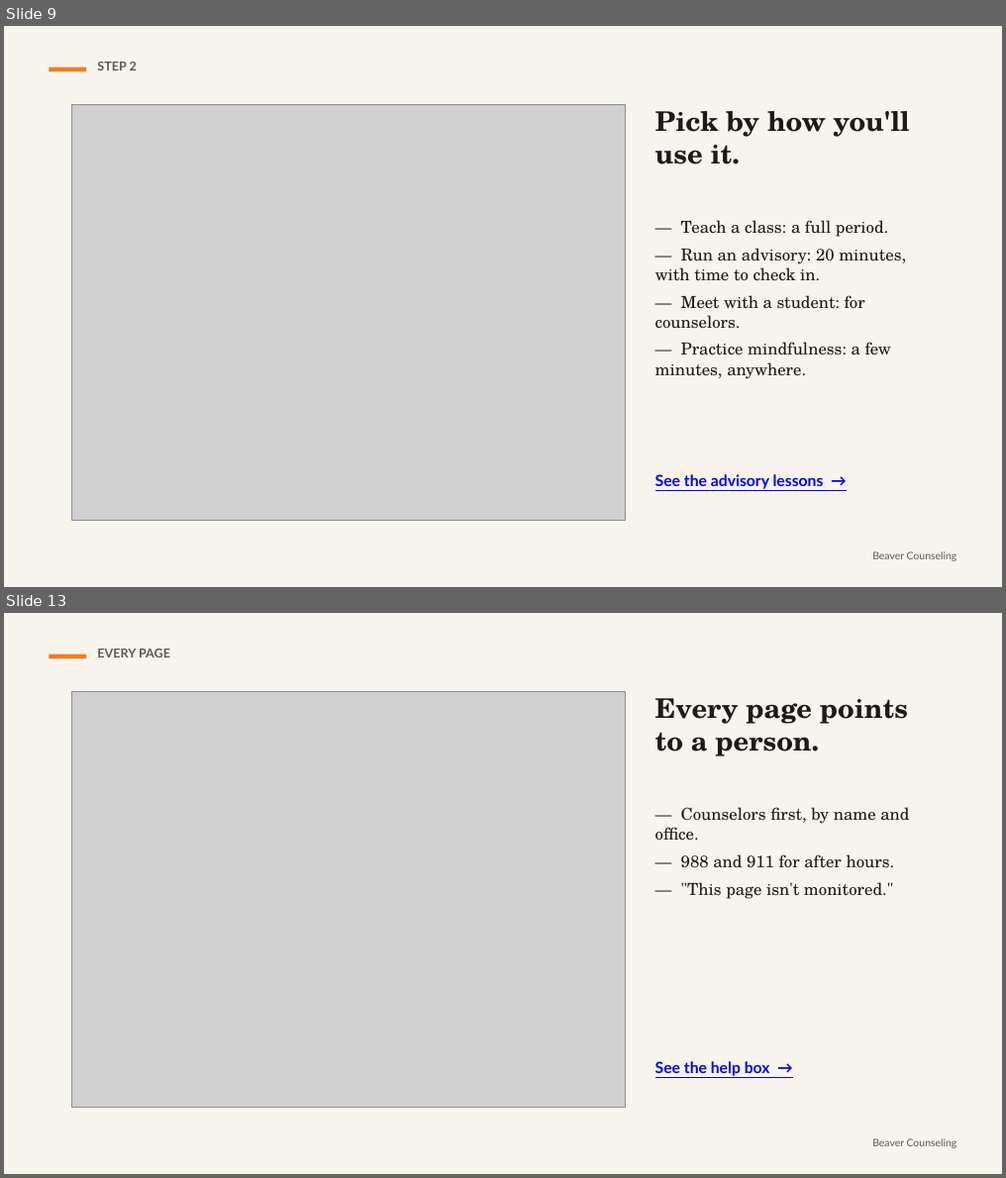
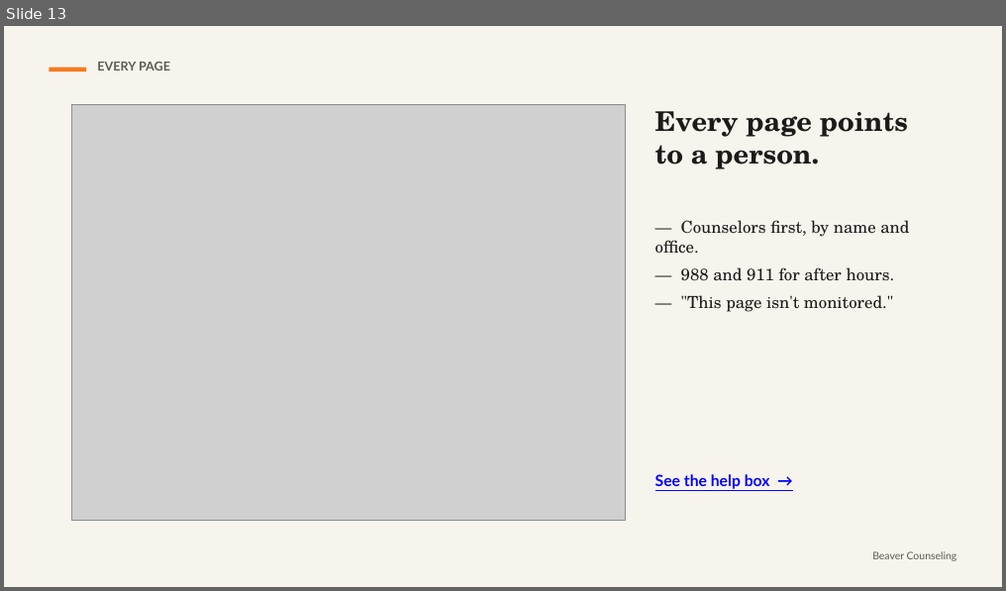
Before and after one commit to rmwtoolkit/bcds-toolkit, a slide deck: decks/using-the-toolkit-lesson-v2.pptx. Shown one above the other, each under a label of ours: slides 9 and 13 before the commit, slide 13 after it; the slides between them are not shown. The pictures are 1006x1178 and 1006x591 pixels, drawn with LibreOffice and Linux fonts; fonts in the diff are those of the drawing; grey boxes stand for pictures. Boxes give left, top, right and bottom in pixels: in the first picture for what was removed or moved away, otherwise in the second. Text is boxed around its words. In the diff, an @@ line names an element or a change of style, - is before the commit and + after.

```diff
--- a/decks/using-the-toolkit-lesson-v2.pptx
+++ b/decks/using-the-toolkit-lesson-v2.pptx
@@ slide 9 removed at <box>4,26,1002,587</box>, background #F7F4EE @@
@@ rectangle removed at <box>49,68,86,72</box> @@
@@ text removed at <box>97,62,137,71</box> @@
-STEP 2
@@ picture removed at <box>71,104,626,520</box> @@
@@ text removed at <box>655,111,910,165</box> @@
-Pick by how you'll use it.
@@ text removed at <box>655,220,906,379</box> @@
-— Teach a class: a full period.
-— Run an advisory: 20 minutes, with time to check in.
-— Meet with a student: for counselors.
-— Practice mindfulness: a few minutes, anywhere.
@@ text removed at <box>655,474,824,489</box> @@
-See the advisory lessons →
@@ text removed at <box>872,552,957,562</box> @@
-Beaver Counseling
```
Also in this commit, not shown: 7 slides changed, 6 slides added, 9 other slides removed, 2 other files.
